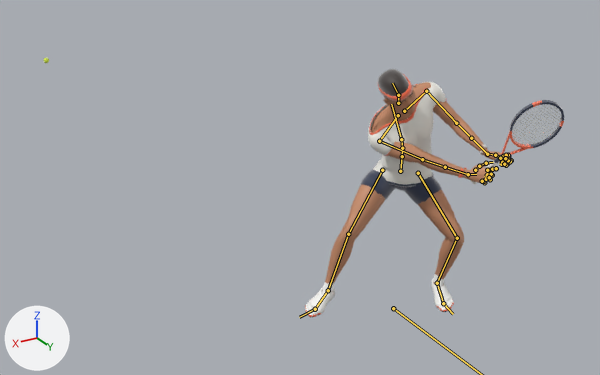
Renders of the glTF model character-pipeline/kai/export/kai.glb from each side of a commit.
Both versions are drawn from a 50 mm camera at (2.81, 4.17, 2.88) aimed at (-0.64, -1.58, 0.01). Arrows for +X, +Y and +Z are at lower left; the lights stay in place. The older version comes first. Both versions are drawn at frame 22 of the action 'Backhand'; the numbers are the values there. The bones that bend it are drawn over the model as lines.

The first picture shows 'Kai_Body', 'Kai_Hair', 'Kai_Headband', 'Kai_Racket', 'Kai_Shirt', 'Kai_Shoes', 'Kai_Shorts', 'Kai_Socks', 'Kai_Wristband_L', 'Kai_Wristband_R' and 1 more.
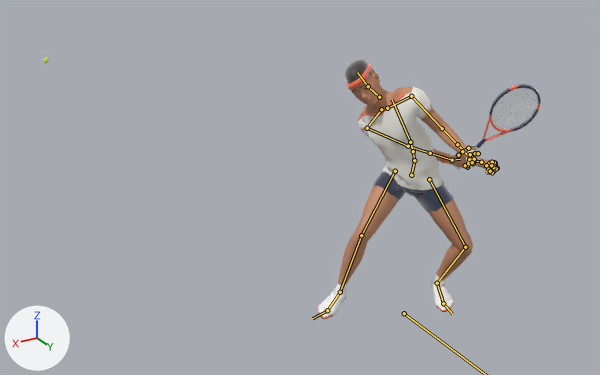
Location of each change, [x1, y1, x2, y2] in pixels of the pictures (600 x 375 px):
'Kai_Body', posed (12% narrower, 7% taller): before [325, 82, 512, 292]; after [334, 68, 498, 293]
'Kai_Shirt', posed (10% wider): before [368, 82, 446, 187]; after [358, 87, 444, 193]
'Kai_Shorts', posed (14% taller): before [360, 169, 442, 204]; after [373, 172, 453, 212]
'Kai_Racket', posed (7% narrower): before [471, 100, 564, 184]; after [455, 84, 541, 170]
'Kai_Shoes', posed (9% narrower, 8% taller): before [305, 279, 454, 317]; after [318, 278, 454, 319]
'Kai_Hair', posed: before [378, 69, 409, 96]; after [345, 59, 375, 84]
'Kai_StringBed', posed (8% narrower): before [512, 104, 562, 146]; after [492, 88, 538, 130]
'Kai_Headband', posed (25% narrower): before [378, 73, 413, 101]; after [346, 62, 372, 89]
'Kai_Socks', posed (9% narrower, 10% taller): before [322, 274, 444, 294]; after [334, 274, 445, 296]
'Kai_Wristband_R', posed (10% narrower): before [458, 168, 467, 178]; after [442, 154, 450, 164]
'Kai_Wristband_L', posed (11% wider): before [480, 144, 488, 155]; after [465, 151, 474, 162]
bone 'pelvis', root to tip: before (400, 171) to (402, 156); after (411, 175) to (414, 160)
bone 'spine_01', root to tip: before (402, 156) to (402, 148); after (414, 160) to (413, 151)
bone 'spine_02', root to tip: before (402, 148) to (401, 139); after (413, 151) to (410, 142)
bone 'spine_03', root to tip: before (401, 139) to (391, 104); after (410, 142) to (392, 99)
bone 'upperarm_l', root to tip: before (426, 91) to (456, 123); after (411, 96) to (442, 128)
bone 'upperarm_r', root to tip: before (379, 141) to (422, 159); after (367, 128) to (408, 146)
bone 'hand_r', root to tip: before (468, 174) to (476, 174); after (452, 160) to (460, 159)
bone 'neck_01', root to tip: before (398, 103) to (398, 95); after (379, 97) to (368, 86)
bone 'head', root to tip: before (398, 95) to (392, 83); after (368, 86) to (357, 72)
bone 'thigh_l', root to tip: before (418, 173) to (457, 238); after (429, 179) to (465, 247)
bone 'calf_l', root to tip: before (457, 238) to (437, 283); after (465, 247) to (437, 283)
bone 'thigh_r', root to tip: before (382, 170) to (348, 234); after (395, 171) to (361, 235)

Edits to the bpy script that builds the scene:
```text
Change bone_root:
    where bone_root = bpy.data.objects['Kai_Rig'].pose.bones['Root']
    bone_root.location: (-0.275, 0.285, -0.131) -> (-0.297, 0.372, -0.131)
Change bone_pelvis:
    where bone_pelvis = bpy.data.objects['Kai_Rig'].pose.bones['pelvis']  # child of 'Root'
    bone_pelvis.rotation_quaternion: (0.288, -0.02, 0.917, 0.275) -> (0.475, -0.007, 0.845, 0.245)  # degrees (-36, 147, -8) -> degrees (-44, 126, -22)
Change bone_spine_01:
    where bone_spine_01 = bpy.data.objects['Kai_Rig'].pose.bones['spine_01']  # child of 'pelvis'
    bone_spine_01.rotation_quaternion: (0.992, 0.051, 0.102, 0.047) -> (0.995, 0.051, -0.009, 0.081)  # degrees (6, 11, 6) -> degrees (6, -2, 9)
Change bone_spine_02:
    where bone_spine_02 = bpy.data.objects['Kai_Rig'].pose.bones['spine_02']  # child of 'spine_01'
    bone_spine_02.rotation_quaternion: (0.992, 0.051, 0.085, 0.072) -> (0.994, 0.028, -0.057, 0.089)  # degrees (7, 9, 9) -> degrees (3, -7, 10)
Change bone_spine_03:
    where bone_spine_03 = bpy.data.objects['Kai_Rig'].pose.bones['spine_03']  # child of 'spine_02'
    bone_spine_03.rotation_quaternion: (0.992, 0.052, 0.086, 0.076) -> (0.995, 0.015, -0.022, 0.094)  # degrees (7, 9, 9) -> degrees (1, -3, 11)
Change bone_upperarm_l:
    where bone_upperarm_l = bpy.data.objects['Kai_Rig'].pose.bones['upperarm_l']  # child of 'clavicle_l'
    bone_upperarm_l.rotation_quaternion: (0.89, 0.325, -0.039, -0.317) -> (0.876, -0.189, -0.29, -0.337)  # degrees (38, 8, -37) -> degrees (-10, -39, -38)
Change bone_upperarm_r:
    where bone_upperarm_r = bpy.data.objects['Kai_Rig'].pose.bones['upperarm_r']  # child of 'clavicle_r'
    bone_upperarm_r.rotation_quaternion: (0.702, 0.618, -0.334, 0.118) -> (0.442, 0.391, -0.722, 0.361)  # degrees (89, -38, -18) -> degrees (27, -113, 39)
Change bone_hand_r:
    where bone_hand_r = bpy.data.objects['Kai_Rig'].pose.bones['hand_r']  # child of 'lowerarm_r'
    bone_hand_r.rotation_quaternion: (0.949, -0.105, -0.094, -0.281) -> (0.946, -0.089, -0.114, -0.292)  # degrees (-9, -14, -32) -> degrees (-6, -16, -33)
Change bone_neck_01:
    where bone_neck_01 = bpy.data.objects['Kai_Rig'].pose.bones['neck_01']  # child of 'spine_03'
    bone_neck_01.rotation_quaternion: (0.999, -0.01, 0.015, 0.043) -> (0.998, 0.015, 0.055, 0.01)  # degrees (-1, 2, 5) -> degrees (2, 6, 1)
Change bone_head:
    where bone_head = bpy.data.objects['Kai_Rig'].pose.bones['head']  # child of 'neck_01'
    bone_head.rotation_quaternion: (0.999, -0.01, -0.003, 0.045) -> (0.994, 0.05, 0.092, 0.017)  # degrees (-1, 0, 5) -> degrees (6, 10, 3)
Change bone_thigh_l:
    where bone_thigh_l = bpy.data.objects['Kai_Rig'].pose.bones['thigh_l']  # child of 'pelvis'
    bone_thigh_l.rotation_quaternion: (0.924, -0.366, -0.018, -0.108) -> (0.924, -0.264, -0.213, -0.174)  # degrees (-43, -6, -11) -> degrees (-28, -29, -14)
Change bone_calf_l:
    where bone_calf_l = bpy.data.objects['Kai_Rig'].pose.bones['calf_l']  # child of 'thigh_l'
    bone_calf_l.rotation_quaternion: (0.847, 0.441, -0.13, 0.268) -> (0.832, 0.454, -0.139, 0.287)  # degrees (50, -27, 22) -> degrees (51, -29, 24)
Change bone_foot_l:
    where bone_foot_l = bpy.data.objects['Kai_Rig'].pose.bones['foot_l']  # child of 'calf_l'
    bone_foot_l.rotation_quaternion: (0.964, -0.116, 0.235, 0.035) -> (0.942, -0.199, 0.268, 0.037)  # degrees (-13, 28, 1) -> degrees (-25, 31, -2)
Change bone_thigh_r:
    where bone_thigh_r = bpy.data.objects['Kai_Rig'].pose.bones['thigh_r']  # child of 'pelvis'
    bone_thigh_r.rotation_quaternion: (-0.914, 0.377, -0.144, 0.052) -> (-0.911, 0.386, 0.039, 0.139)  # degrees (-46, 13, -12) -> degrees (-45, -10, -13)
```
